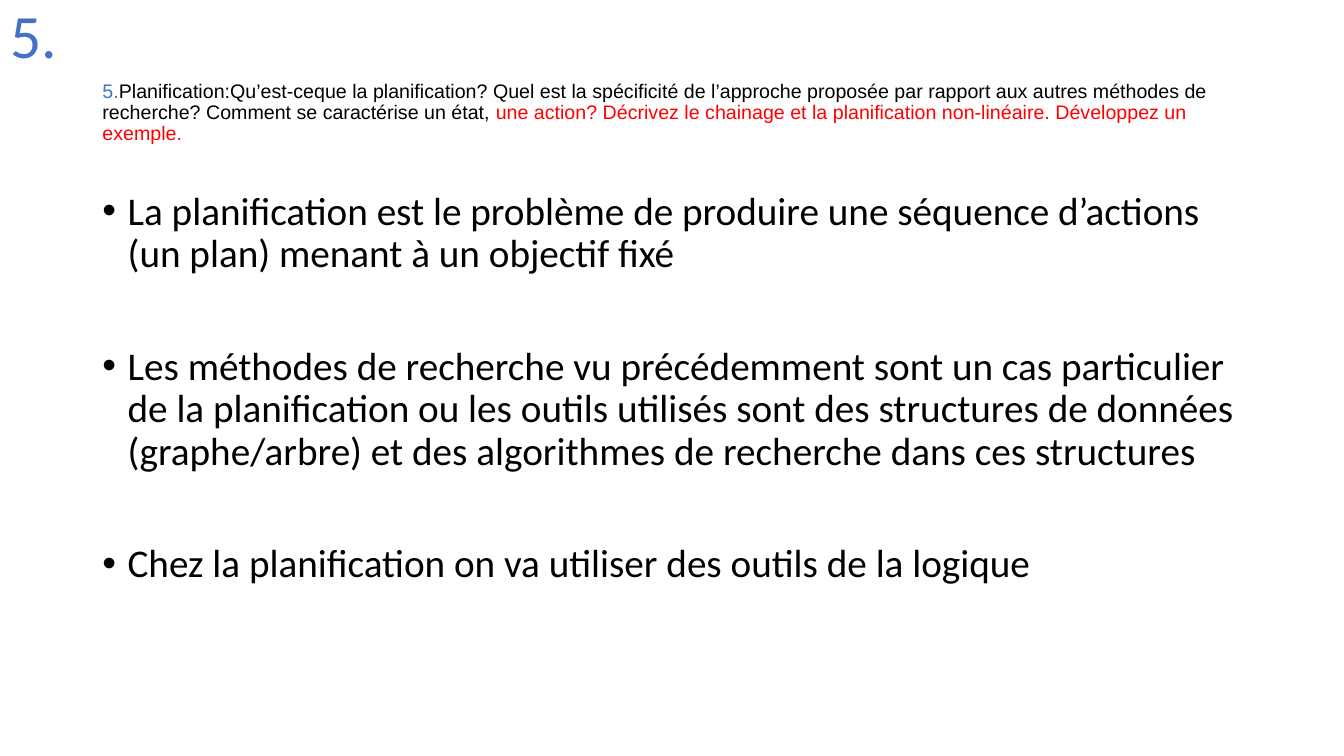
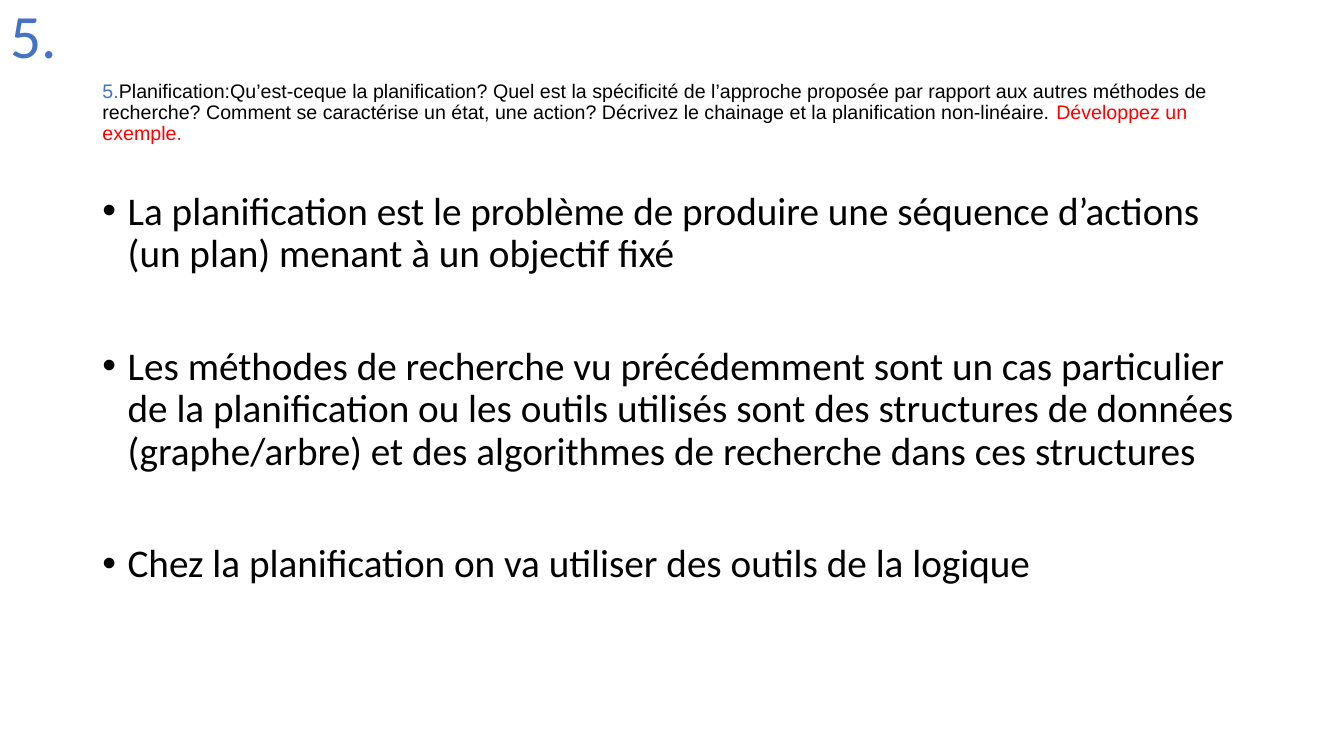
Before and after one commit to Joao-Quinta/Uni3eme, a slide deck: slide 14 of intelligenceArtificielle/Intelligence_artificielle_exam.pptx. Drawn at 1344x756 pixels with LibreOffice and Linux fonts; fonts in the diff are those of the drawing. Boxes give left, top, right and bottom in pixels: in the first picture for what was removed or moved away, otherwise in the second. Text is boxed around its words. In the diff, an @@ line names an element or a change of style, - is before the commit and + after.

```diff
--- a/intelligenceArtificielle/Intelligence_artificielle_exam.pptx
+++ b/intelligenceArtificielle/Intelligence_artificielle_exam.pptx
@@ title "5.Planification:Qu’est-ceque la planification? Quel est ..." at (102,83,1207,144): text colour #FF0000 to #000000 in "une action? Décrivez le chainage et la ..." @@
```
Also in this commit, not shown: 3 other slides changed, 9 slides added.
